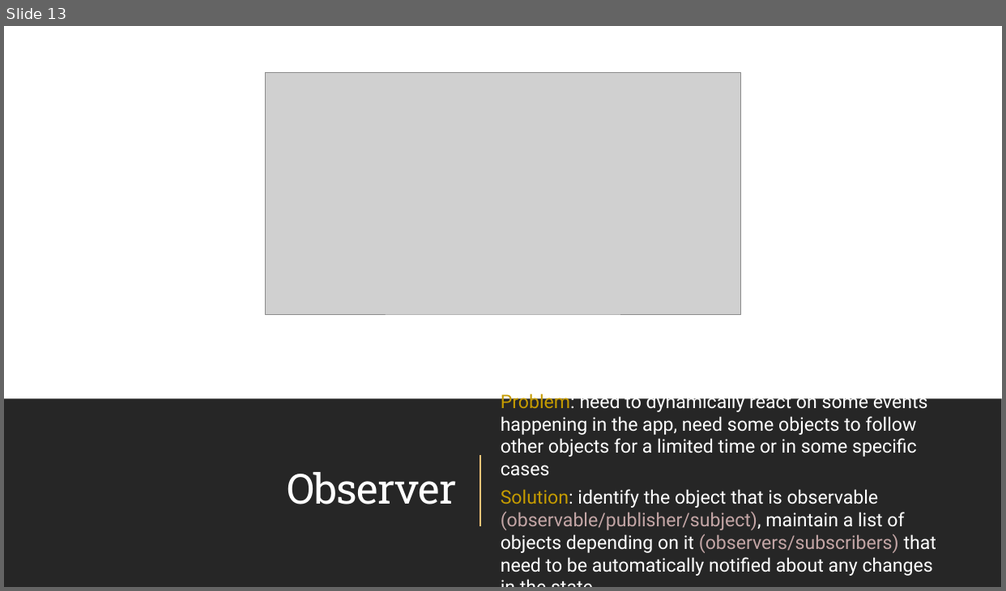
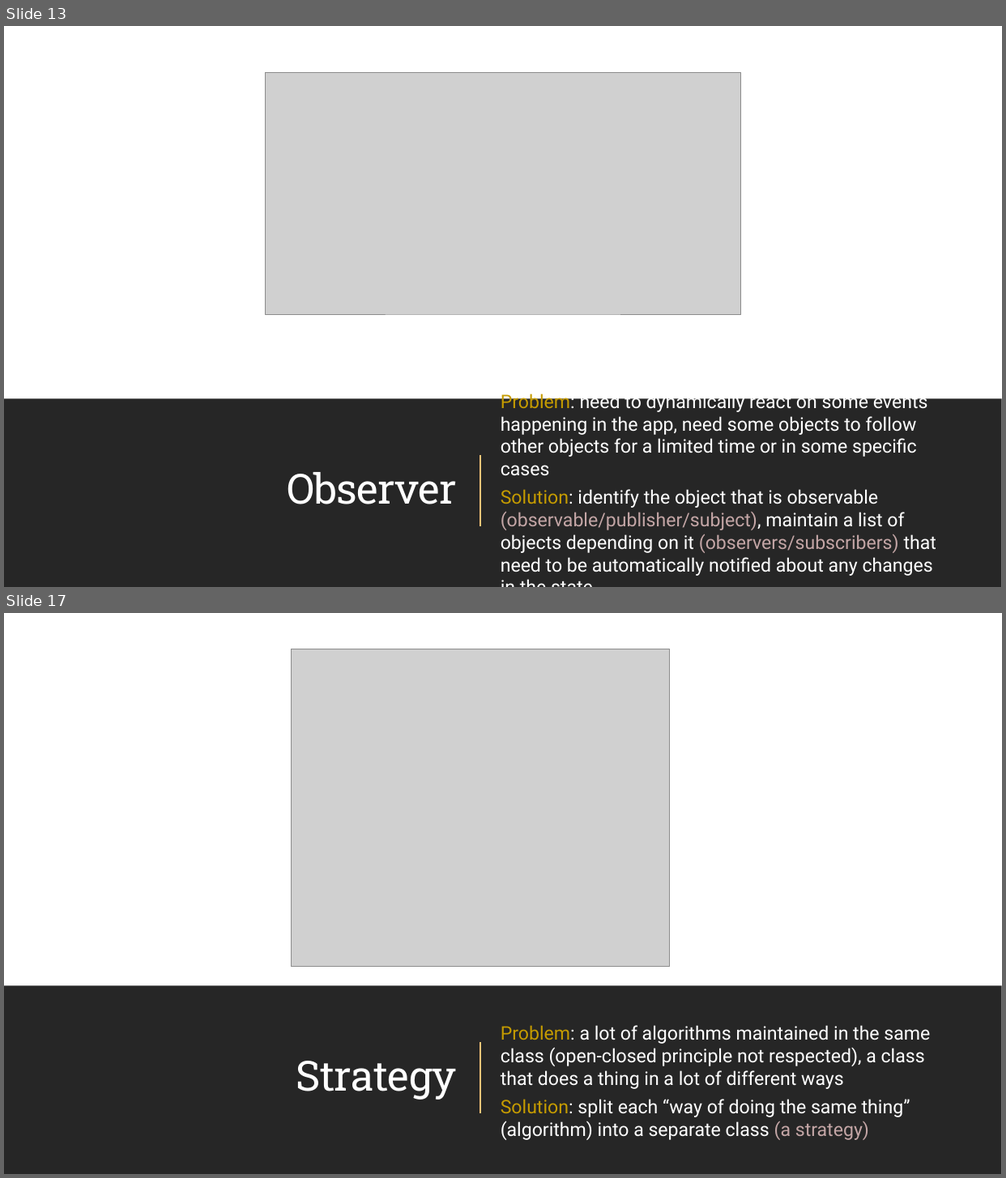
Before and after one commit to amturian/design-patterns, a slide deck: PPT Presentations/DesignPatterns-BehavioralPatterns.pptx. Shown one above the other, each under a label of ours: slide 13 before the commit, slides 13 and 17 after it; the slides between them are not shown. The pictures are 1006x591 and 1006x1178 pixels, drawn with LibreOffice and Linux fonts; fonts in the diff are those of the drawing; grey boxes stand for pictures. Boxes give left, top, right and bottom in pixels: in the first picture for what was removed or moved away, otherwise in the second. Text is boxed around its words. In the diff, an @@ line names an element or a change of style, - is before the commit and + after.

Commit message:
add strategy and template slides

```diff
--- a/PPT Presentations/DesignPatterns-BehavioralPatterns.pptx
+++ b/PPT Presentations/DesignPatterns-BehavioralPatterns.pptx
@@ slide 17 added at (4, 613, 1002, 1174), background #FFFFFF; not listed: 1 template element that a slide beside it also shows @@
@@ rectangle added at (4, 613, 1002, 1174), fill #FFFFFF @@
@@ picture added at (292, 649, 670, 967) @@
@@ rectangle added at (4, 986, 1002, 1174), fill #262626 @@
@@ text added at (501, 1025, 930, 1140), 18 pt, text #FFFFFF @@
+Problem: a lot of algorithms maintained in the same class (open-closed principle not respected), a class that does a thing in a lot of different ways
+Solution: split each “way of doing the same thing” (algorithm) into a separate class (a strategy)
@@ line added from (481, 1043) to (481, 1114), #FFC578 1.5 pt @@
@@ title added at (296, 1061, 457, 1100), 40 pt, text #FFFFFF @@
+Strategy
@@ rectangle added at (4, 1137, 1002, 1174), fill #262626 @@
```
Also in this commit, not shown: 5 other slides added.
